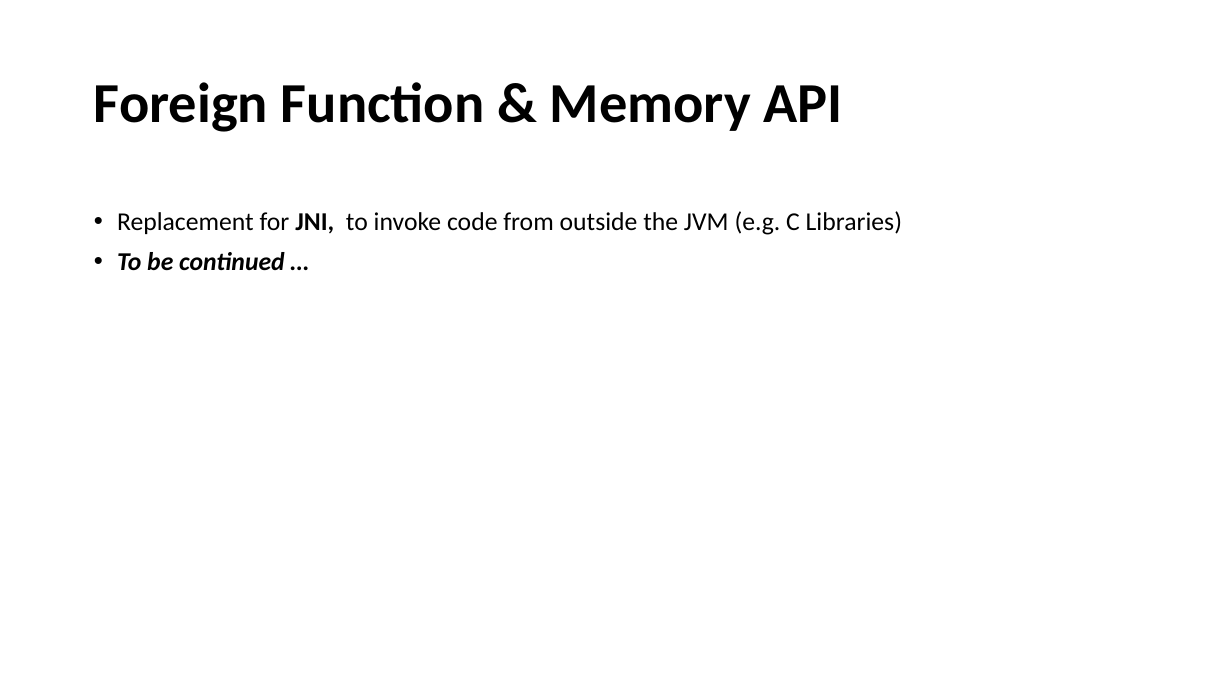
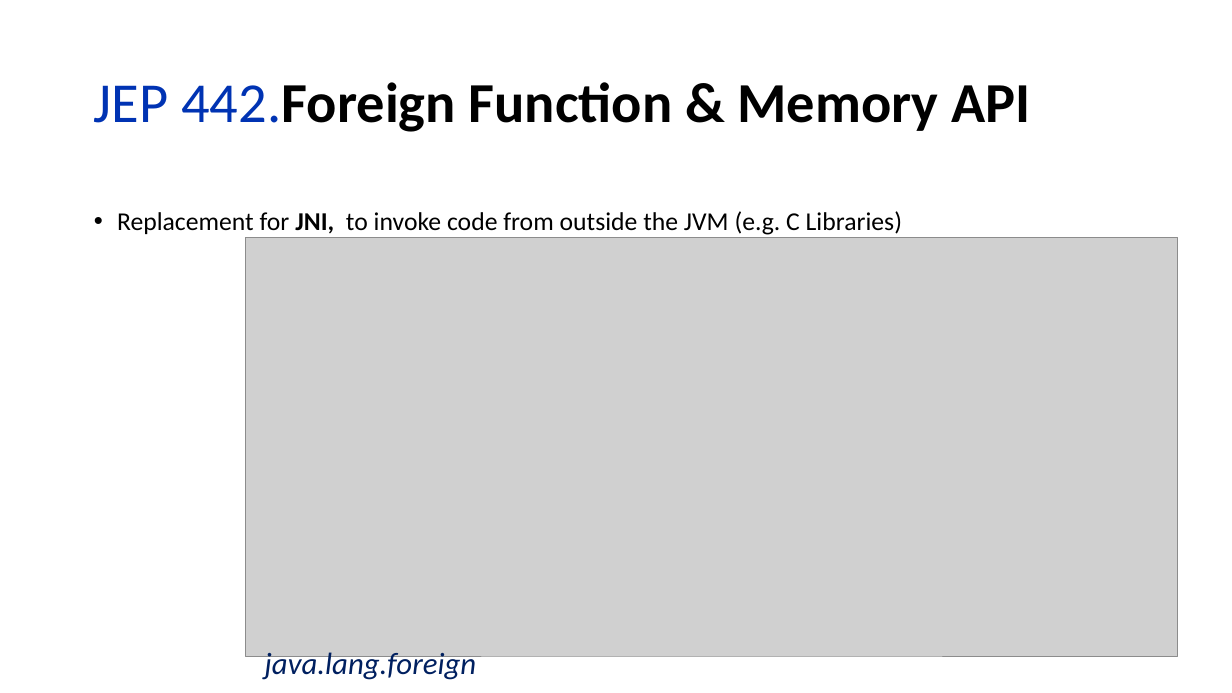
Before and after one commit to iuliana/jdk21-parent-project, a slide deck: slide 24 of Java21-Presentation.pptx. Drawn at 1232x693 pixels with LibreOffice and Linux fonts; fonts in the diff are those of the drawing; grey boxes stand for pictures. Boxes give left, top, right and bottom in pixels: in the first picture for what was removed or moved away, otherwise in the second. Text is boxed around its words. In the diff, an @@ line names an element or a change of style, - is before the commit and + after.

Commit message:
started working on the memory jep

```diff
--- a/Java21-Presentation.pptx
+++ b/Java21-Presentation.pptx
@@ title at [94, 82, 1030, 132]: text changed @@
-Foreign Function & Memory API
+JEP 442.Foreign Function & Memory API
@@ picture added at [246, 238, 1178, 656] @@
@@ text at [117, 252, 285, 271]: paragraph removed @@
-• To be continued …
@@ text added at [265, 652, 477, 680], 24 pt, text #002060, italic @@
+java.lang.foreign
```
Also in this commit, not shown: 3 other slides changed, 3 other files.
